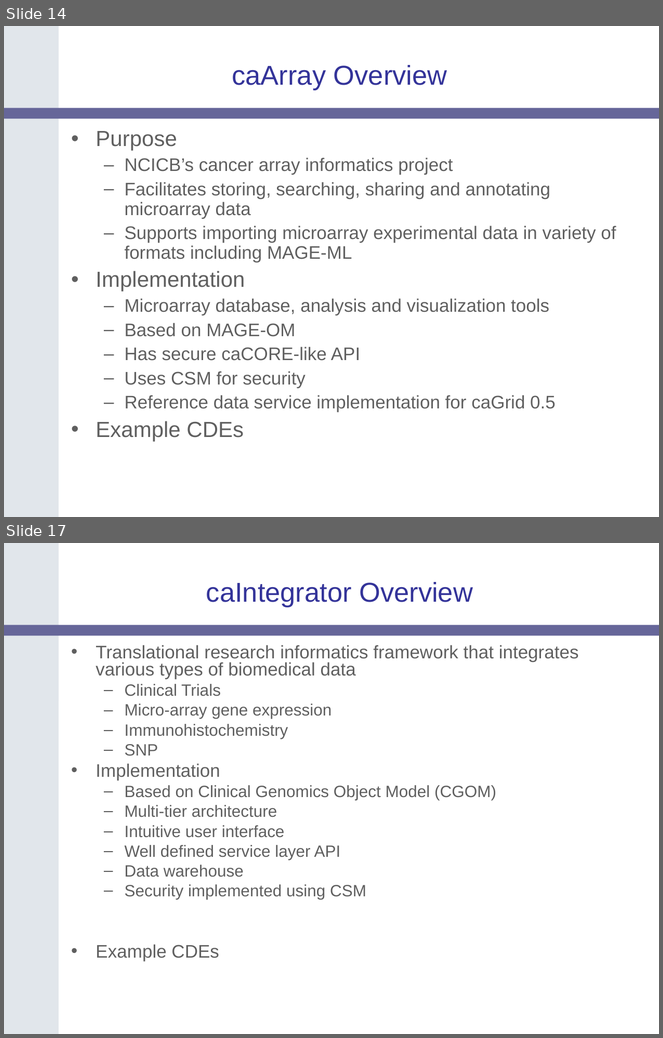
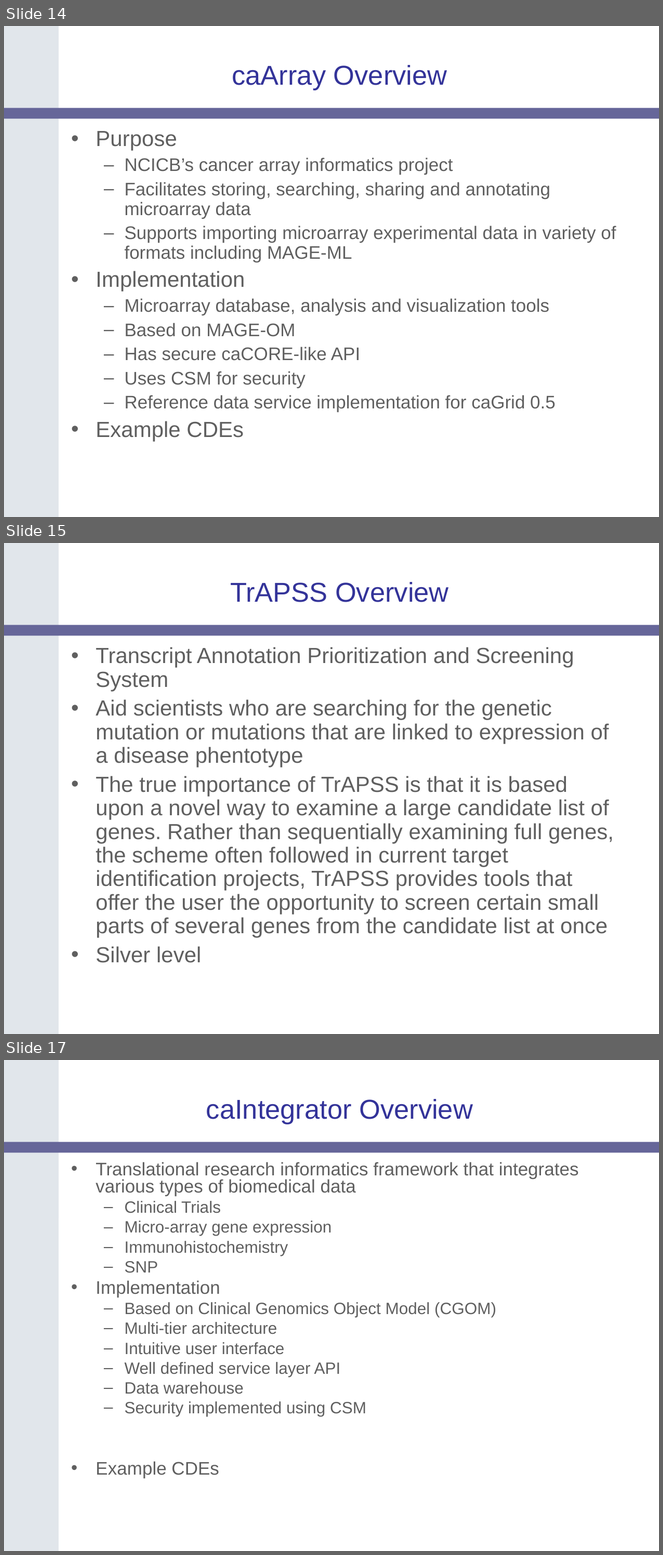
Before and after one commit to NCIP/catrip, a slide deck: catrip/documentation/presentations/catrip_f2f_2006_05/catrip_f2f_introduction_2006_05.ppt. Shown one above the other, each under a label of ours: slides 14 and 17 before the commit, slides 14, 15 and 17 after it; the slides between them are not shown. The pictures are 663x1038 and 663x1555 pixels, drawn with LibreOffice and Linux fonts; fonts in the diff are those of the drawing; background and template pictures are left out. Boxes give left, top, right and bottom in pixels: in the first picture for what was removed or moved away, otherwise in the second. Text is boxed around its words. In the diff, an @@ line names an element or a change of style, - is before the commit and + after.

```diff
--- a/catrip/documentation/presentations/catrip_f2f_2006_05/catrip_f2f_introduction_2006_05.ppt
+++ b/catrip/documentation/presentations/catrip_f2f_2006_05/catrip_f2f_introduction_2006_05.ppt
@@ slide 15 added at <box>4,543,659,1034</box>, background #FFFFFF; not listed: 2 template elements that a slide beside it also shows @@
@@ title added at <box>230,582,449,602</box>, 30 pt, text #333399 @@
+TrAPSS Overview
@@ text added at <box>96,647,614,963</box>, 24 pt, text #5F5F5F @@
+• Transcript Annotation Prioritization and Screening System
+• Aid scientists who are searching for the genetic mutation or mutations that are linked to expression of a disease phentotype
+• The true importance of TrAPSS is that it is based upon a novel way to examine a large candidate list of genes. Rather than sequentially examining full genes, the scheme often followed in current target identification projects, TrAPSS provides tools that offer the user the opportunity to screen certain small parts of several genes from the candidate list at once
+• Silver level
```
Also in this commit, not shown: 4 slides changed, 11 other slides added, 6 slides removed.
